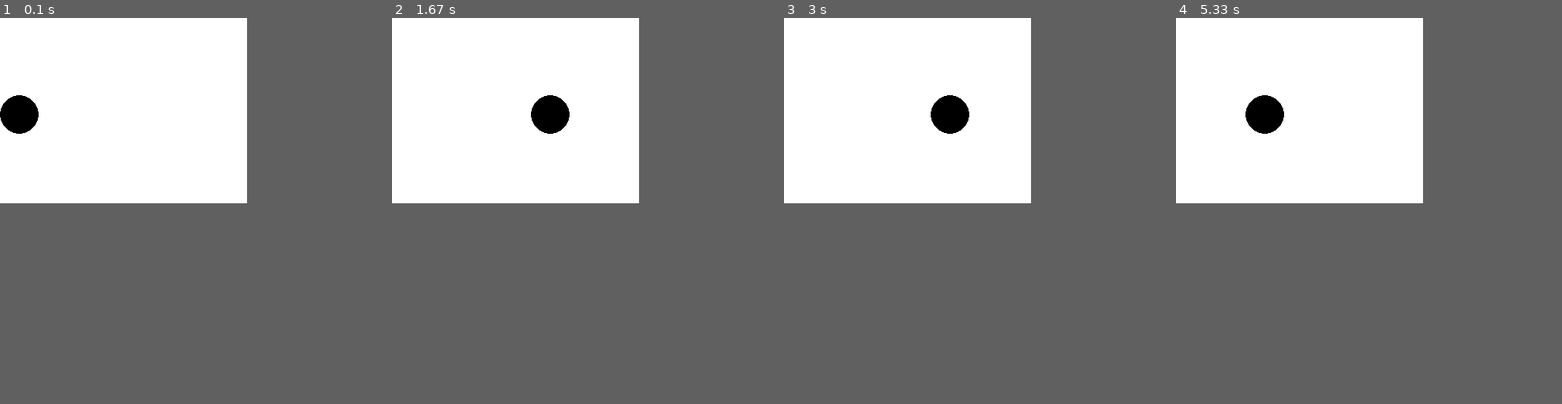
Above: before the commit, frames 1-4 (left to right).
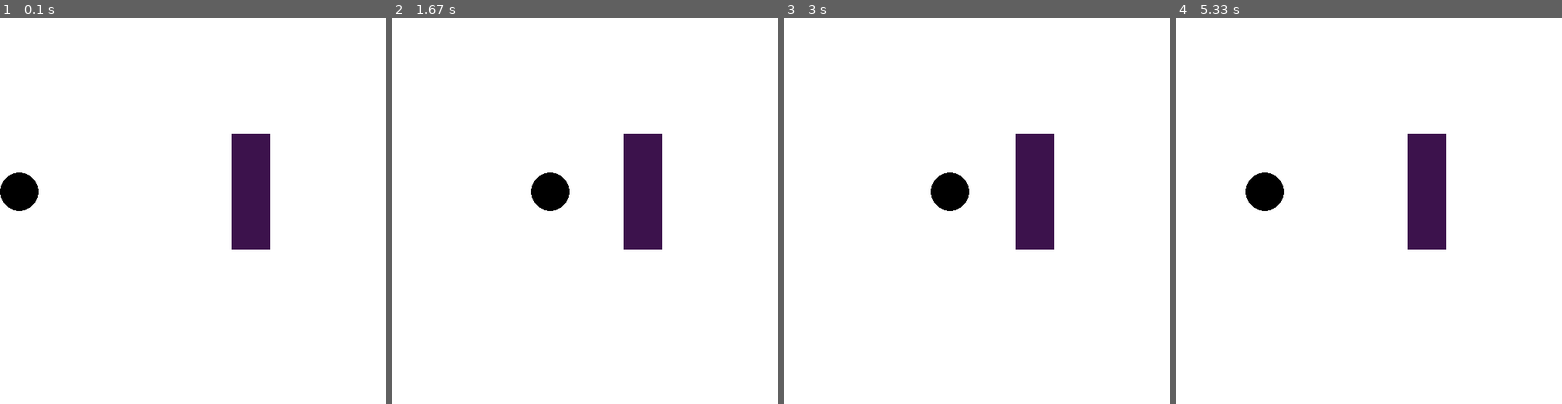
Above: after the commit, the same moments.

Repository: kddial/pygame-for-james
Game: pygame game, started from sprite_collision.py
Two runs of this game, one before a commit and one after it. Both use one fixed random seed, a clock stepped at 60 frames per second and the inputs below.
Inputs:
- Up to frame 1 (0.1 s): no input
- Up to frame 2 (1.67 s): hold Right 0.33-0.8 s; hold Right 0.83-1.3 s; hold Left from 1.33 s (still down)
- Up to frame 3 (3 s): release Left at 1.87 s; hold Left 1.9-2.3 s; hold Right 2.33-2.97 s
- Up to frame 4 (5.33 s): hold Left 3-3.47 s; hold Right 3.5-3.97 s; hold Right 4-4.47 s; hold Left 4.5-5.03 s; hold Left from 5.07 s (still down)
In our replay, the window is 320x240 before the commit and 500x500 after it. These sizes can differ from the game's own. Grey fills any space a smaller window leaves; there, only what the larger window draws over its background counts as a difference.

The runs differ from the first frame. In frame 1, 4.5% of the frame differs, in the area x 0-70%, y 20-60%; in frame 2, 4.5%; in frame 3, 4.5%; in frame 4, 4.5%.

Commit message:
Add walls

Diff:
--- a/sprite_collision.py
+++ b/sprite_collision.py
@@ -33,6 +33,16 @@
         if self.x_speed != 0:
             self.rect.x = self.rect.x + self.x_speed
 
+class Wall(pygame.sprite.Sprite):
+    def __init__(self, x, y):
+        pygame.sprite.Sprite.__init__(self)
+        self.image = pygame.Surface((50, 50))
+        self.image.fill(DARKPURPLE) # background color of sprite
+        self.rect = self.image.get_rect()
+        self.rect.x = x
+        self.rect.y = y
+
+
 # Initialize game
 pygame.init()
 
@@ -40,17 +50,21 @@
 all_sprites = pygame.sprite.Group()
 
 # Set up the display
-screen = pygame.display.set_mode((320, 240))
+screen = pygame.display.set_mode((500, 500))
 
 # Set game clock
 clock = pygame.time.Clock()
 
 # Create player sprite instance
-player = Player(0, 100) # Create the player
+player = Player(0, 200)
+# Add player sprite to the group of all sprites
+all_sprites.add(player); # !!!!!! IMPORTANT !!!!!!
 
-# Add player sprite to the group of all sprites
-# !!!!!! IMPORTANT !!!!!!
-all_sprites.add(player);
+# Create some walls
+wall1 = Wall(300, 150)
+wall2 = Wall(300, 200)
+wall3 = Wall(300, 250)
+all_sprites.add(wall1, wall2, wall3); # !!!!!! IMPORTANT !!!!!!
 
 # Run game loop
 done = False
